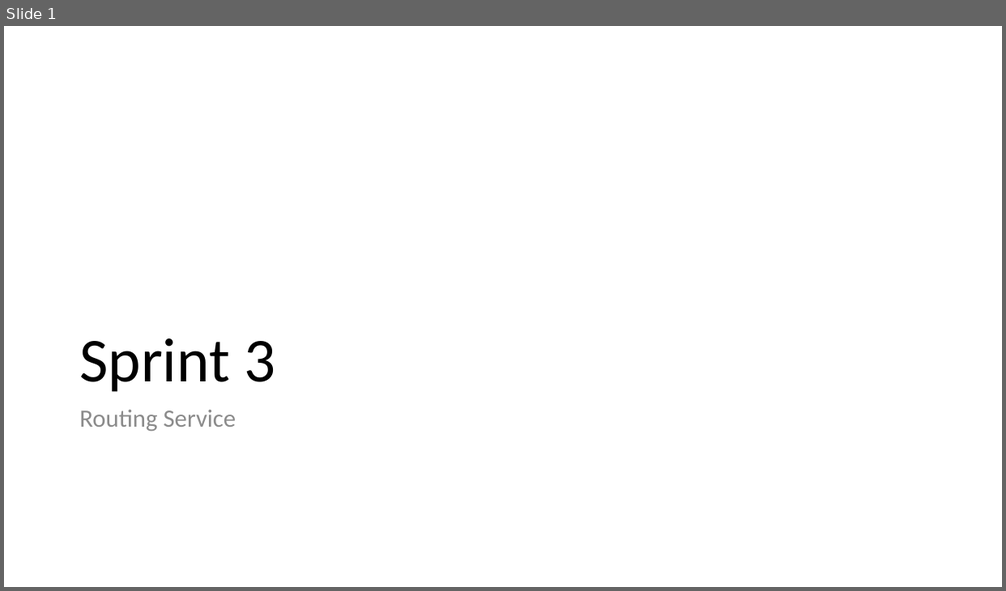
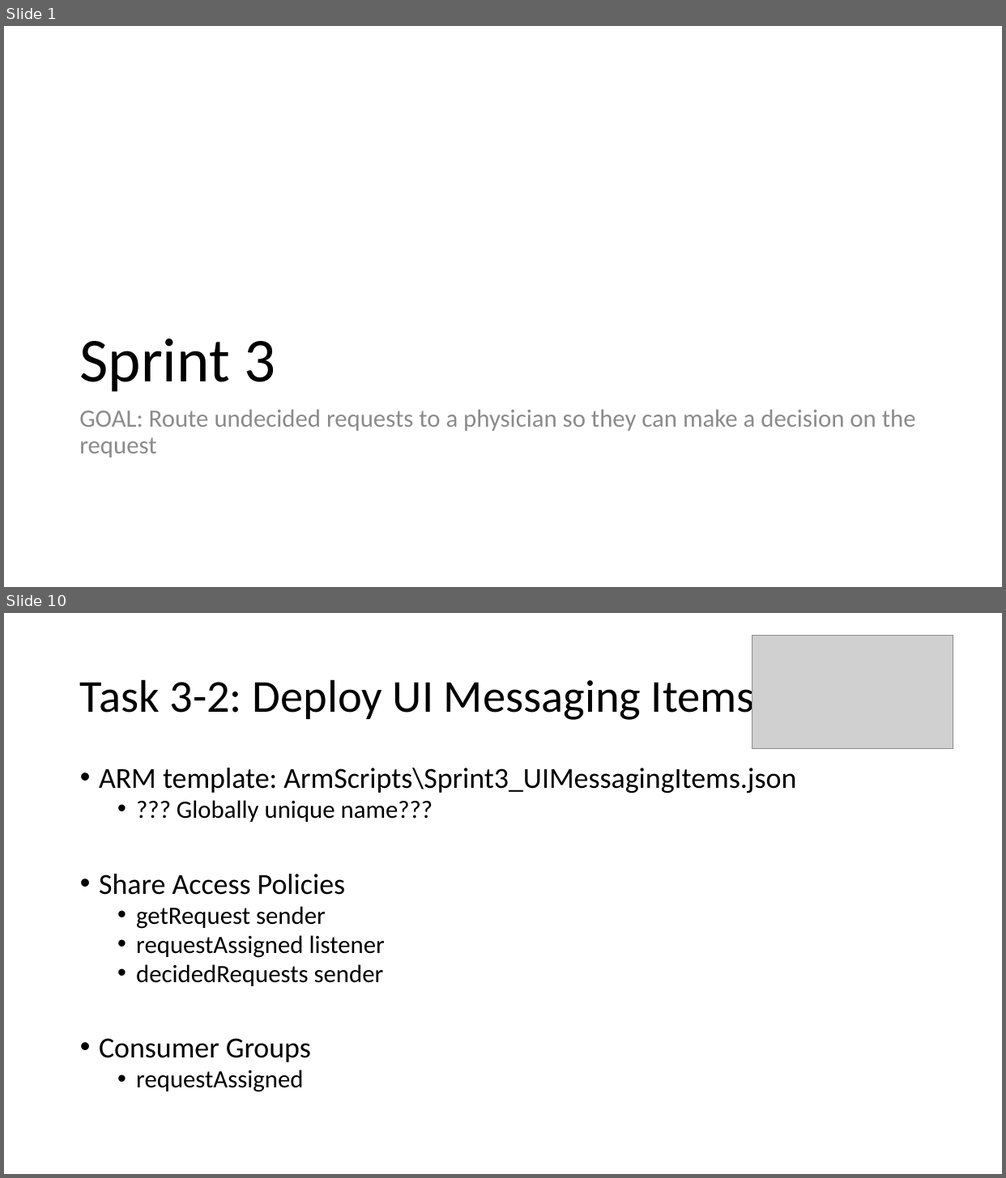
Before and after one commit to scottctr/EdaWorkshop, a slide deck: Sprint3/EdaWorkshop_Sprint3.pptx. Shown one above the other, each under a label of ours: slide 1 before the commit, slides 1 and 10 after it; the slides between them are not shown. The pictures are 1006x591 and 1006x1178 pixels, drawn with LibreOffice and Linux fonts; fonts in the diff are those of the drawing; grey boxes stand for pictures. Boxes give left, top, right and bottom in pixels: in the first picture for what was removed or moved away, otherwise in the second. Text is boxed around its words. In the diff, an @@ line names an element or a change of style, - is before the commit and + after.

Commit message:
Combining RoutingService and UI in sprint 3.

```diff
--- a/Sprint3/EdaWorkshop_Sprint3.pptx
+++ b/Sprint3/EdaWorkshop_Sprint3.pptx
@@ slide 10 added at [4, 613, 1002, 1174], background #FFFFFF @@
@@ picture added at [752, 636, 953, 748] @@
@@ title added at [80, 673, 755, 722], 44 pt, text #000000 @@
+Task 3-2: Deploy UI Messaging Items
@@ text added at [99, 768, 796, 1093], 24 pt, text #000000 @@
+• ARM template: ArmScripts\Sprint3_UIMessagingItems.json
+  • ??? Globally unique name???
+• Share Access Policies
+  • getRequest sender
+  • requestAssigned listener
+  • decidedRequests sender
+• Consumer Groups
+  • requestAssigned
@@ slide 1 changed as well @@
@@ text at [79, 409, 916, 458]: text changed @@
-Routing Service
+GOAL: Route undecided requests to a physician so they can make a decision on the request
```
Also in this commit, not shown: 6 other slides changed, 6 other slides added, 21 other files.
